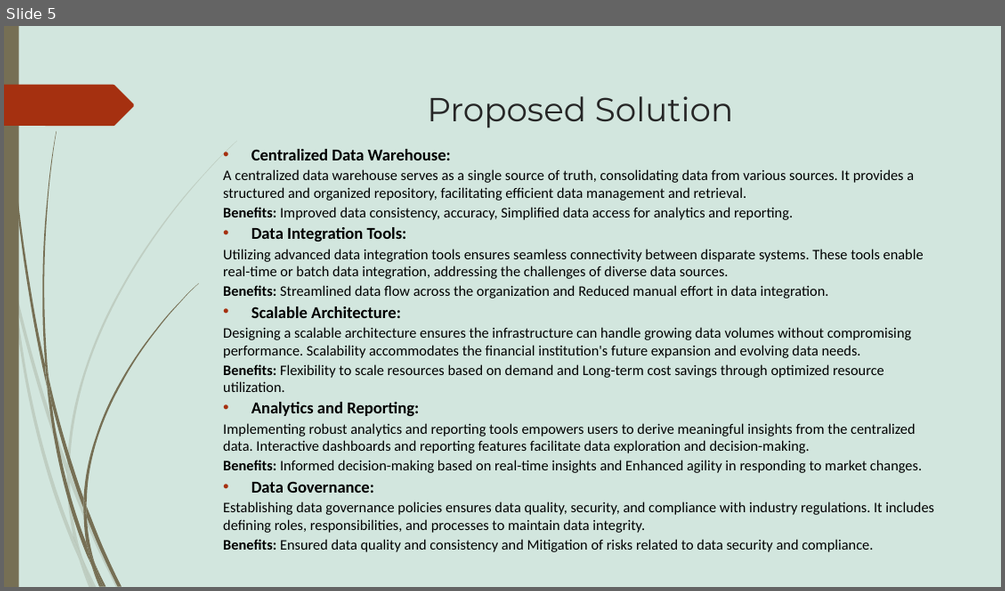
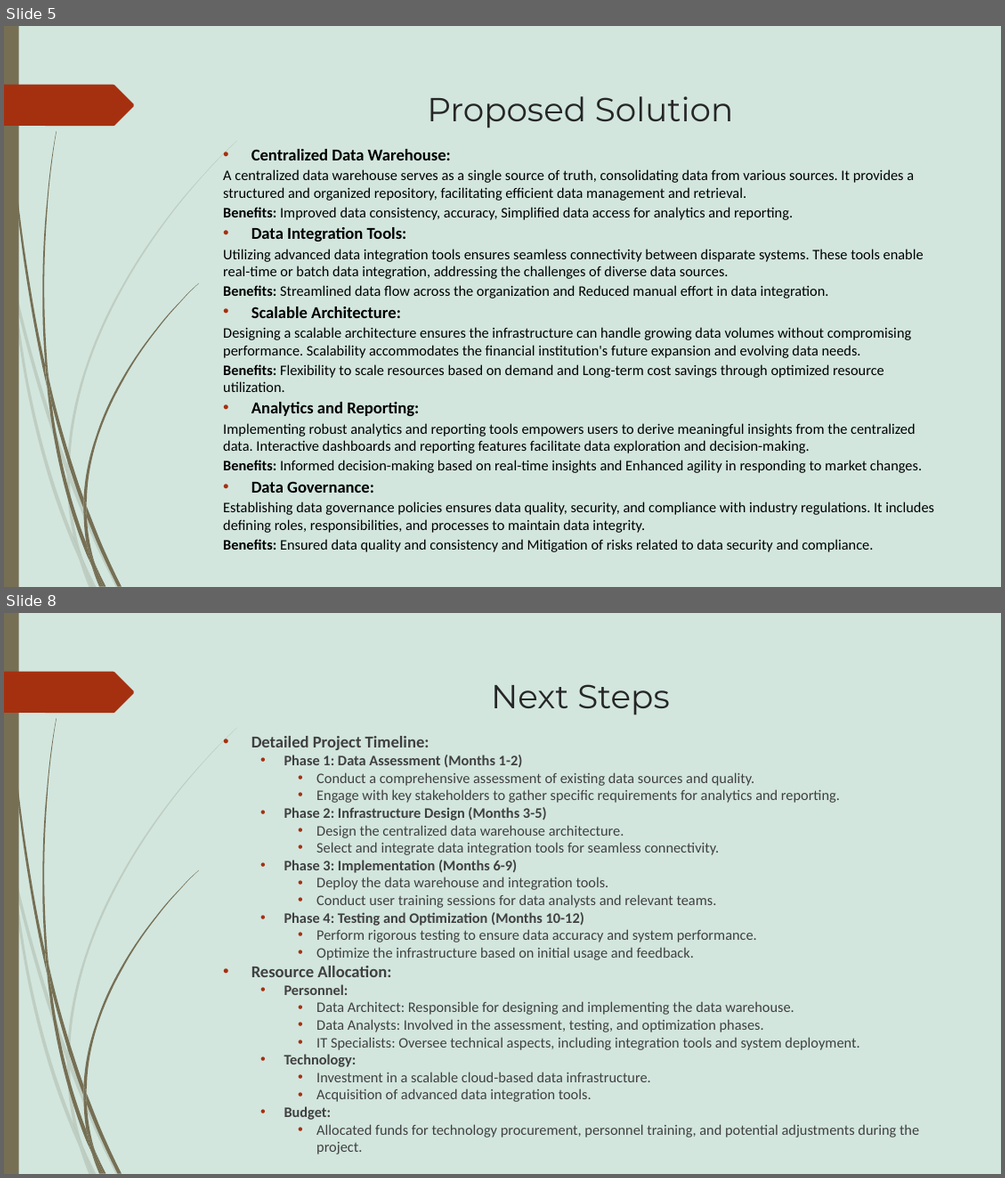
Before and after one commit to Akshay-Paunikar/Forage_Virtual_Internship_Program, a slide deck: PWC - Digital Intelligence/Task 4 - Data Analytics Strategy/Task_4_Data_Analytics_Strategy.pptx. Shown one above the other, each under a label of ours: slide 5 before the commit, slides 5 and 8 after it; the slides between them are not shown. The pictures are 1005x591 and 1005x1178 pixels, drawn with LibreOffice and Linux fonts; fonts in the diff are those of the drawing. Boxes give left, top, right and bottom in pixels: in the first picture for what was removed or moved away, otherwise in the second. Text is boxed around its words. In the diff, an @@ line names an element or a change of style, - is before the commit and + after.

```diff
--- a/PWC - Digital Intelligence/Task 4 - Data Analytics Strategy/Task_4_Data_Analytics_Strategy.pptx
+++ b/PWC - Digital Intelligence/Task 4 - Data Analytics Strategy/Task_4_Data_Analytics_Strategy.pptx
@@ slide 8 added at (4, 613, 1001, 1174), background #C3DED3 at 75% opacity; not listed: 24 template elements that a slide beside it also shows @@
@@ title added at (491, 684, 670, 715), 32 pt, text #262626 @@
+Next Steps
@@ text added at (251, 736, 919, 1154), 14 pt, text #404040 @@
+• Detailed Project Timeline:
+  • Phase 1: Data Assessment (Months 1-2)
+    • Conduct a comprehensive assessment of existing data sources and quality.
+    • Engage with key stakeholders to gather specific requirements for analytics and reporting.
+  • Phase 2: Infrastructure Design (Months 3-5)
+    • Design the centralized data warehouse architecture.
+    • Select and integrate data integration tools for seamless connectivity.
+  • Phase 3: Implementation (Months 6-9)
+    • Deploy the data warehouse and integration tools.
+    • Conduct user training sessions for data analysts and relevant teams.
+  • Phase 4: Testing and Optimization (Months 10-12)
+    • Perform rigorous testing to ensure data accuracy and system performance.
+    • Optimize the infrastructure based on initial usage and feedback.
+• Resource Allocation:
+  • Personnel:
+    • Data Architect: Responsible for designing and implementing the data warehouse.
+    • Data Analysts: Involved in the assessment, testing, and optimization phases.
+    • IT Specialists: Oversee technical aspects, including integration tools and system deployment.
+  • Technology:
+    • Investment in a scalable cloud-based data infrastructure.
+    • Acquisition of advanced data integration tools.
+  • Budget:
+    • Allocated funds for technology procurement, personnel training, and potential adjustments during the project.
```
Also in this commit, not shown: 4 other slides added.
